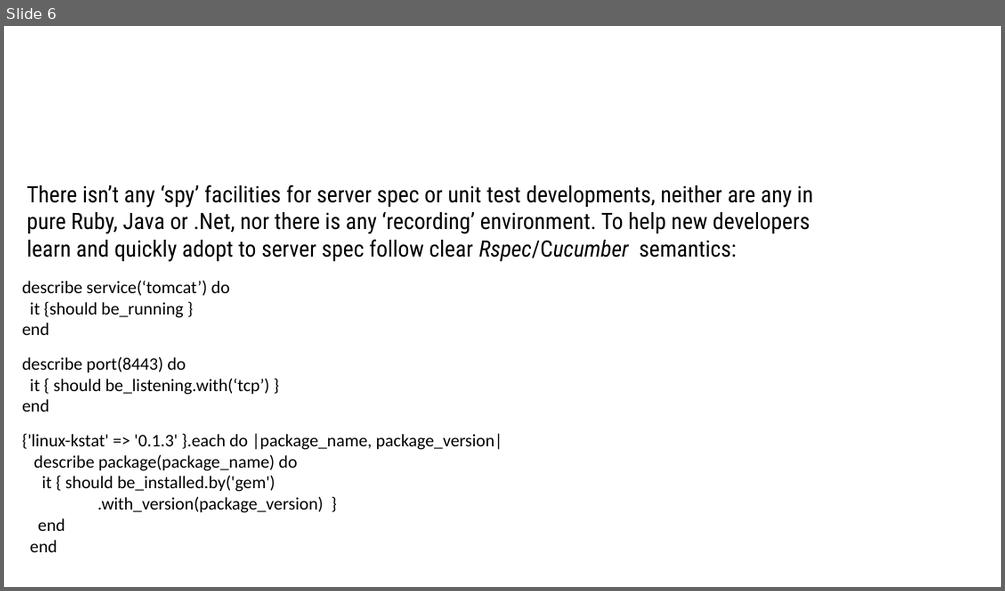
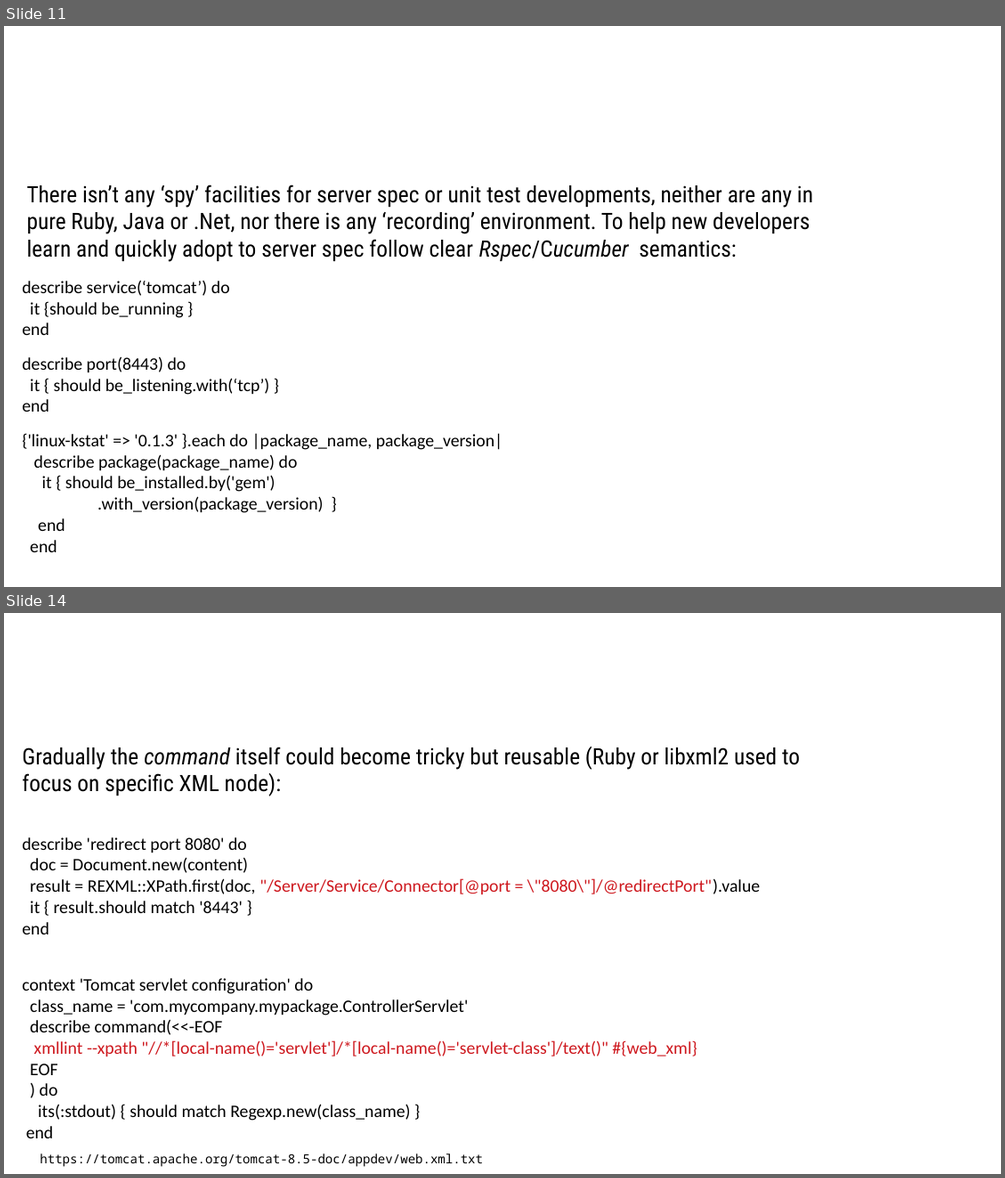
Before and after one commit to sergueik/uru_serverspec, a slide deck: Serverspec Integration in Cloud Provision.odp. Shown one above the other, each under a label of ours: slide 6 before the commit, slides 11 and 14 after it; the slides between them are not shown. The pictures are 1005x591 and 1005x1178 pixels, drawn with LibreOffice and Linux fonts; fonts in the diff are those of the drawing; background and template pictures are left out. Boxes give left, top, right and bottom in pixels: in the first picture for what was removed or moved away, otherwise in the second. Text is boxed around its words. In the diff, an @@ line names an element or a change of style, - is before the commit and + after.

```diff
--- a/Serverspec Integration in Cloud Provision.odp
+++ b/Serverspec Integration in Cloud Provision.odp
@@ slide 14 added at <box>4,613,1001,1174</box>, background #FFFFFF @@
@@ text added at <box>22,747,800,796</box>, 18 pt, text #000000 @@
+Gradually the command itself could become tricky but reusable (Ruby or libxml2 used to focus on specific XML node):
@@ text added at <box>22,837,760,934</box>, 14 pt, text #000000 @@
+describe 'redirect port 8080' do
+doc = Document.new(content)
+result = REXML::XPath.first(doc, "/Server/Service/Connector[@port = \"8080\"]/@redirectPort").value
+it { result.should match '8443' }
+end
@@ text added at <box>22,978,696,1138</box>, 14 pt, text #000000 @@
+context 'Tomcat servlet configuration' do
+class_name = 'com.mycompany.mypackage.ControllerServlet'
+describe command(<<-EOF
+xmllint --xpath "//*[local-name()='servlet']/*[local-name()='servlet-class']/text()" #{web_xml}
+EOF
+) do
+its(:stdout) { should match Regexp.new(class_name) }
+end
@@ text added at <box>40,1153,483,1167</box>, 10 pt, text #000000 @@
+https://tomcat.apache.org/tomcat-8.5-doc/appdev/web.xml.txt
@@ what was slide 6 is now slide 11 @@
```
Also in this commit, not shown: 7 slides changed, 10 other slides added, 2 slides removed, 1 other file.
